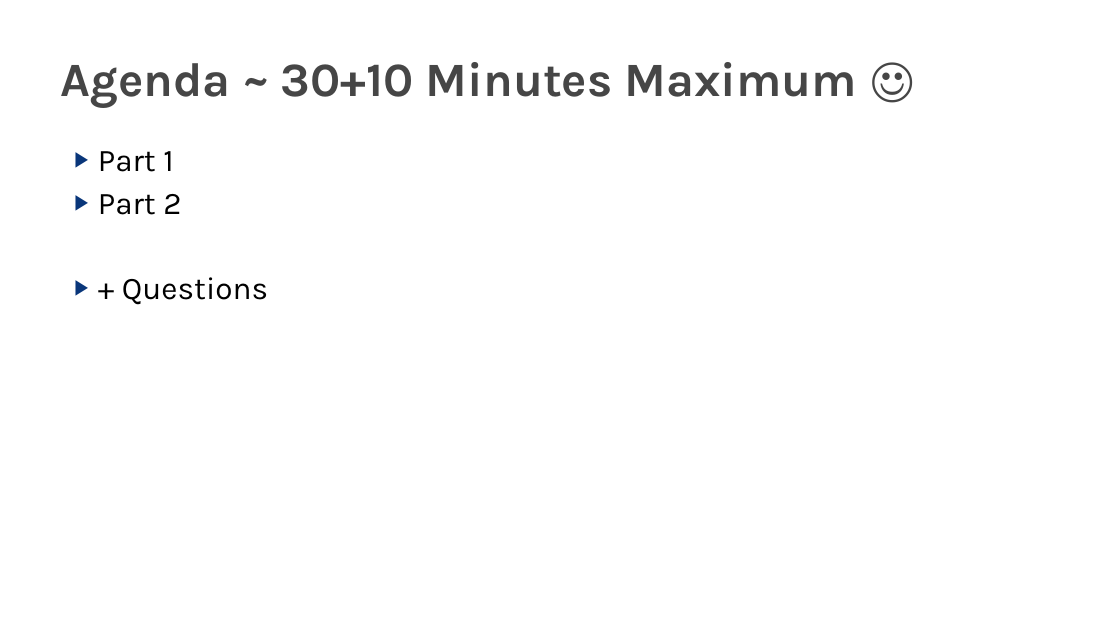
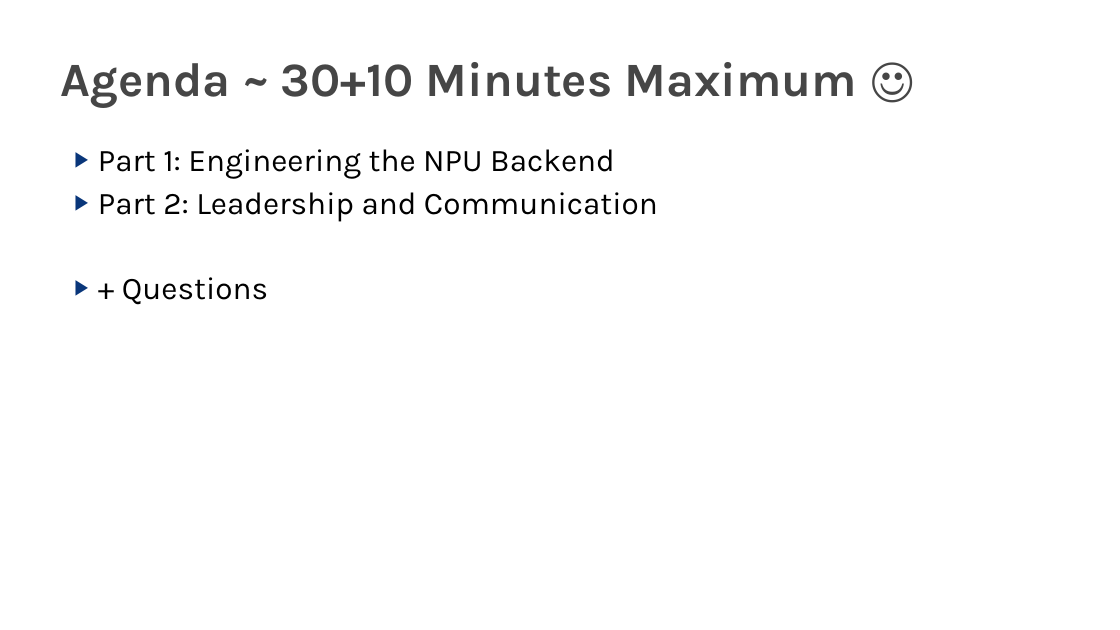
Before and after one commit to wincubate/npu, a slide deck: slide 2 of presentation/Presentation.pptx. Drawn at 1120x630 pixels with LibreOffice and Linux fonts; fonts in the diff are those of the drawing; background and template pictures are left out. Boxes give left, top, right and bottom in pixels: in the first picture for what was removed or moved away, otherwise in the second. Text is boxed around its words. In the diff, an @@ line names an element or a change of style, - is before the commit and + after.

```diff
--- a/presentation/Presentation.pptx
+++ b/presentation/Presentation.pptx
@@ text at (x1=98, y1=149, x2=658, y2=222): text changed @@
-▶ Part 1
-▶ Part 2
+▶ Part 1: Engineering the NPU Backend
+▶ Part 2: Leadership and Communication
```
Also in this commit, not shown: 1 other slide changed, 1 slide added, 4 other files.
